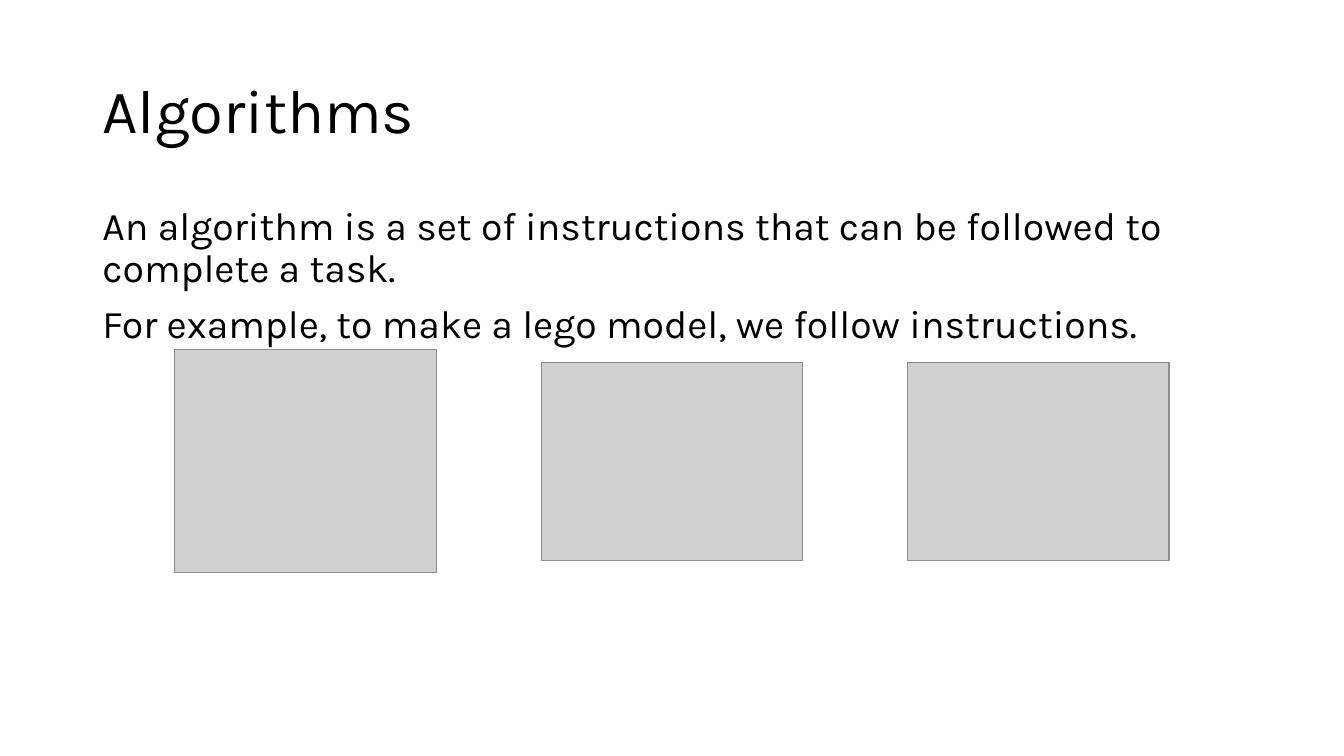
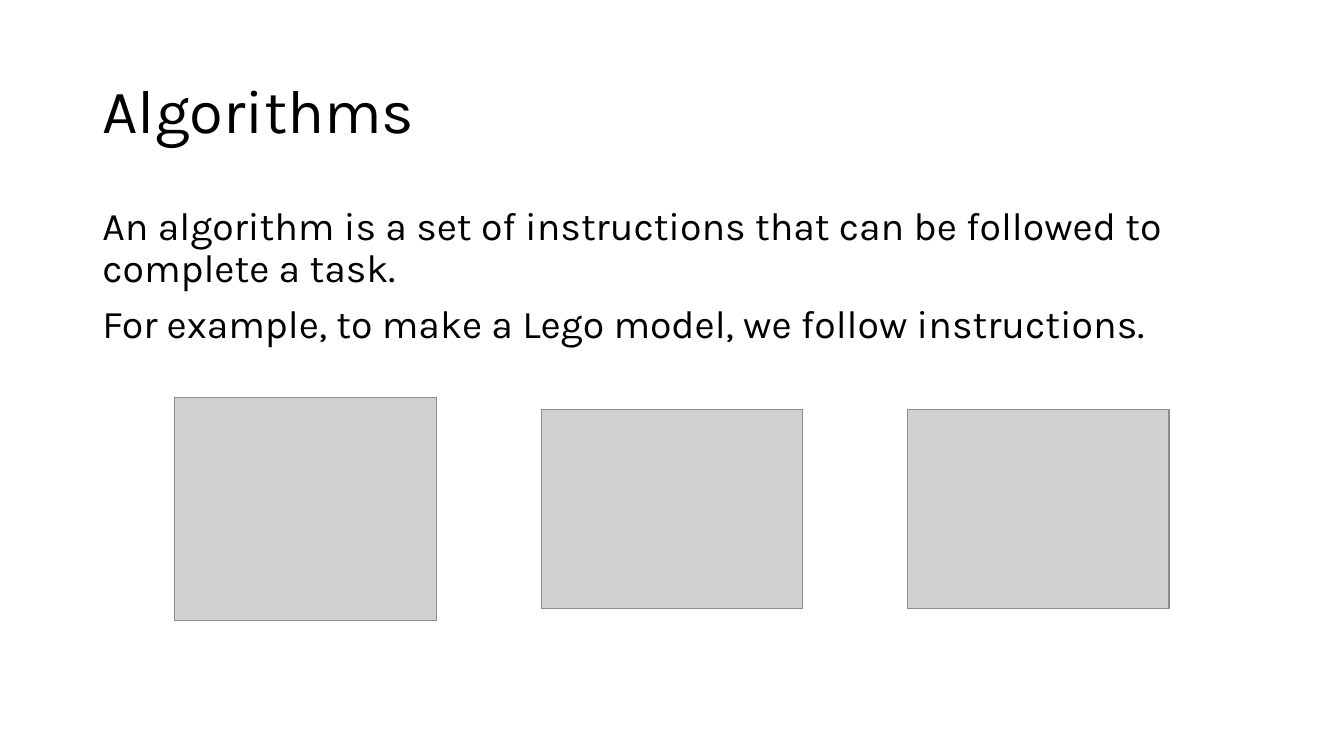
Before and after one commit to engmaths/SEMT10002_2025, a slide deck: slide 5 of Week_1_variables_operators_and_algorithms/Seminar_algorithms/seminar1_algorithms.pptx. Drawn at 1344x756 pixels with LibreOffice and Linux fonts; fonts in the diff are those of the drawing; grey boxes stand for pictures. Boxes give left, top, right and bottom in pixels: in the first picture for what was removed or moved away, otherwise in the second. Text is boxed around its words. In the diff, an @@ line names an element or a change of style, - is before the commit and + after.

```diff
--- a/Week_1_variables_operators_and_algorithms/Seminar_algorithms/seminar1_algorithms.pptx
+++ b/Week_1_variables_operators_and_algorithms/Seminar_algorithms/seminar1_algorithms.pptx
@@ text at (x1=102, y1=311, x2=1145, y2=348): text changed @@
-For example, to make a lego model, we follow instructions.
+For example, to make a Lego model, we follow instructions.
@@ 3 pictures moved together from (x1=175, y1=350, x2=1170, y2=573) to (x1=175, y1=397, x2=1170, y2=620) @@
```
Also in this commit, not shown: 7 other slides changed, 6 slides added, 1 slide removed, 1 other file.
